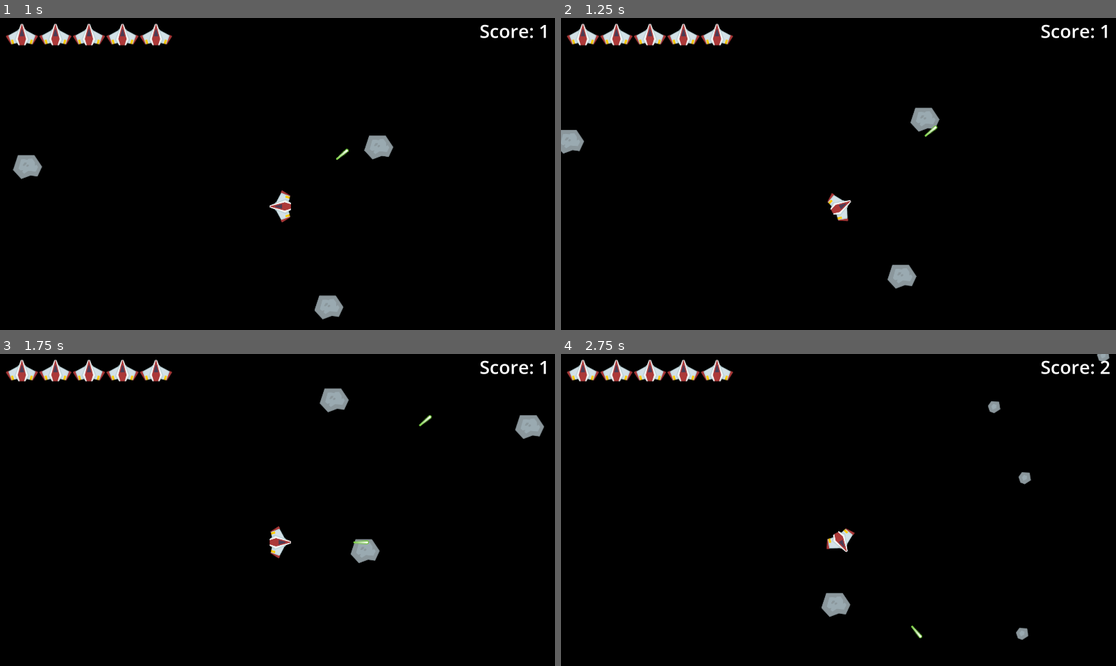
Above: before the commit, frames 1-4 (two rows, left to right).
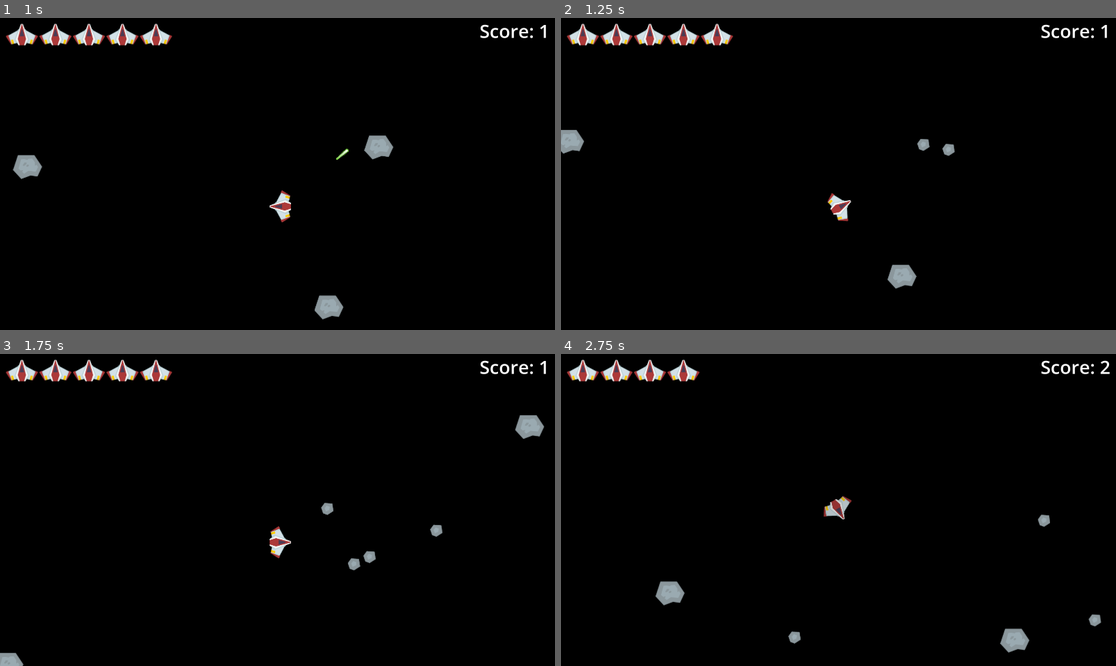
Above: after the commit, the same moments.

Repository: Dripcoding/godot-asteroids
Game: Godot game, scene res://game.tscn
Two runs of this game, one before a commit and one after it. Both use one fixed random seed, a clock stepped at 60 frames per second and the inputs below.
Inputs:
- Up to frame 1 (1 s): hold D (right) from 0.53 s (still down); tap Space (shoot) at 0.6 s
- Up to frame 2 (1.25 s): keep holding D (right)
- Up to frame 3 (1.75 s): release D (right) at 1.28 s; hold S (down) from 1.28 s (still down); tap Space (shoot) at 1.35 s
- Up to frame 4 (2.75 s): release S (down) at 2.03 s; hold D (right) from 2.03 s (still down); tap Space (shoot) at 2.1 s

Frame 1 is identical in both runs. In frame 2, 0.5% of the frame differs, in the area x 62-71%, y 28-45%; in frame 3, 1.0%; in frame 4, 2.0%, in the area x 17-99%, y 0-96%.

Commit message:
impl piercing laser power up

Diff:
--- a/asteroid.gd
+++ b/asteroid.gd
@@ -13,6 +13,7 @@
 var speed: float = 0.0
 var velocity: Vector2 = Vector2.ZERO
 var is_hit: bool = false
+var ignored_laser: Area2D = null
 var rng = RandomNumberGenerator.new()
 
 
@@ -34,9 +35,13 @@
 
 
 func _on_area_entered(area: Area2D) -> void:
-	if area.is_in_group('lasers'):
+	if area.is_in_group('lasers') and !area.is_piercing:
 		area.destroy()
 		update_stats()
+	elif area.is_in_group('lasers') and area.is_piercing:
+		if area == ignored_laser:
+			return
+		update_stats(area)
 
 
 func _on_visible_on_screen_notifier_2d_screen_exited() -> void:
@@ -55,7 +60,7 @@
 	elif global_position.y > viewport_rect.end.y:
 		global_position.y = viewport_rect.position.y
 
-func update_stats() -> void:
+func update_stats(piercing_laser: Area2D = null) -> void:
 	if is_hit:
 		return
 	is_hit = true
@@ -63,7 +68,7 @@
 	if (health >= 0):
 		current_size = sizes[3 - health]
 		if current_size != 'tiny':
-			spawn_children()
+			spawn_children(piercing_laser)
 	queue_free()
 
 
@@ -71,11 +76,12 @@
 	$Sprite2D.texture = load("res://PNG/Meteors/meteor%s_%s1.png" % [color, current_size])
 
 
-func spawn_children() -> void:
+func spawn_children(piercing_laser: Area2D = null) -> void:
 	for i in range(2):
 		var child = asteroid_scene.instantiate()
 		child.global_position = global_position
 		child.current_size = current_size
 		child.color = color
 		child.health = 3 - sizes.find(current_size)
+		child.ignored_laser = piercing_laser
 		get_parent().add_child(child)
--- a/asteroid.tscn
+++ b/asteroid.tscn
@@ -4,6 +4,7 @@
 [ext_resource type="Texture2D" uid="uid://c0j1d0vr3qlie" path="res://PNG/Meteors/meteorGrey_big1.png" id="1_u87q6"]
 
 [sub_resource type="CircleShape2D" id="CircleShape2D_p0ukn"]
+radius = 54.037025
 
 [node name="Asteroid" type="Area2D" unique_id=404754690]
 script = ExtResource("1_p0ukn")
--- a/laser.gd
+++ b/laser.gd
@@ -2,6 +2,7 @@
 
 
 @export var speed: float = 500.0
+var is_piercing: bool = false
 
 
 func _ready() -> void:
@@ -19,3 +20,6 @@
 
 func _on_screen_exited() -> void:
 	destroy()
+
+func set_is_piercing(val: bool) -> void:
+	is_piercing = val
--- /dev/null
+++ b/piercing_laser_powerup.gd
@@ -0,0 +1,7 @@
+extends Area2D
+
+
+func _on_body_entered(body: Node2D) -> void:
+	if (body.has_method('set_has_piercing_laser')):
+		body.set_has_piercing_laser(true)
+	queue_free()
--- a/piercing_laser_powerup.tscn
+++ b/piercing_laser_powerup.tscn
@@ -1,12 +1,22 @@
 [gd_scene format=3 uid="uid://cxtbifudl6o0h"]
 
+[ext_resource type="Texture2D" uid="uid://cqiirbwkdn36m" path="res://PNG/Lasers/laserRed01.png" id="1_5vg5a"]
+[ext_resource type="Script" uid="uid://dwnho7t4r24sf" path="res://piercing_laser_powerup.gd" id="1_wnamv"]
+
 [sub_resource type="CapsuleShape2D" id="CapsuleShape2D_4q8wv"]
+radius = 6.0
+height = 58.0
 
 [node name="piercing_laser" type="Area2D" unique_id=452014203]
+script = ExtResource("1_wnamv")
 
 [node name="Sprite2D" type="Sprite2D" parent="." unique_id=1047076865]
+scale = Vector2(1.25, 1.25)
+texture = ExtResource("1_5vg5a")
 
 [node name="CollisionShape2D" type="CollisionShape2D" parent="." unique_id=397352219]
 shape = SubResource("CapsuleShape2D_4q8wv")
 
 [node name="VisibleOnScreenNotifier2D" type="VisibleOnScreenNotifier2D" parent="." unique_id=1711537087]
+
+[connection signal="body_entered" from="." to="." method="_on_body_entered"]
--- a/player.gd
+++ b/player.gd
@@ -12,6 +12,7 @@
 
 var laser_scene: PackedScene = preload('res://laser.tscn')
 var is_invincible: bool = false
+@export var has_piercing_laser: bool = false
 
 
 func _physics_process(_delta: float) -> void:
@@ -63,8 +64,11 @@
 
 
 func shoot() -> void:
+	var laser: Node2D = laser_scene.instantiate()
+	if has_piercing_laser:
+		laser.set_is_piercing(true)
+
 	if Input.is_action_just_pressed("shoot"):
-		var laser: Node2D = laser_scene.instantiate()
 		laser.global_rotation = %LaserSpawnPoint.global_rotation
 		laser.global_position = %LaserSpawnPoint.global_position
 		%LaserSpawnPoint.add_child(laser)
@@ -89,3 +93,7 @@
 	health += 1
 	print('GAINING A LIFE ' + str(health))
 	life_gained.emit()
+
+
+func set_has_piercing_laser(val: bool) -> void:
+	has_piercing_laser = val
--- a/power_up_spawner.gd
+++ b/power_up_spawner.gd
@@ -8,17 +8,12 @@
 @onready var powerups = {
 	'extra_life': preload('res://extra_life_powerup.tscn'),
 	'shield': preload('res://PNG/Power-ups/powerupYellow_shield.png'),
-	'piercing_laser': preload('res://PNG/Lasers/laserGreen01.png')
+	'piercing_laser': preload('res://piercing_laser_powerup.tscn')
 }
 
 
 var rng = RandomNumberGenerator.new()
 var viewport_size: Vector2i = DisplayServer.window_get_size()
-
-
-# Called every frame. 'delta' is the elapsed time since the previous frame.
-func _process(delta: float) -> void:
-	pass
 
 
 func _on_timeout() -> void:
@@ -33,6 +28,6 @@
 
 func _spawn_powerup() -> void:
 	print('SPAWNING POWERUP')
-	var powerup = powerups['extra_life'].instantiate()
+	var powerup = powerups['piercing_laser'].instantiate()
 	powerup.global_position = _determine_powerup_position()
 	add_child(powerup)
Not shown, added: piercing_laser_powerup.gd.uid
